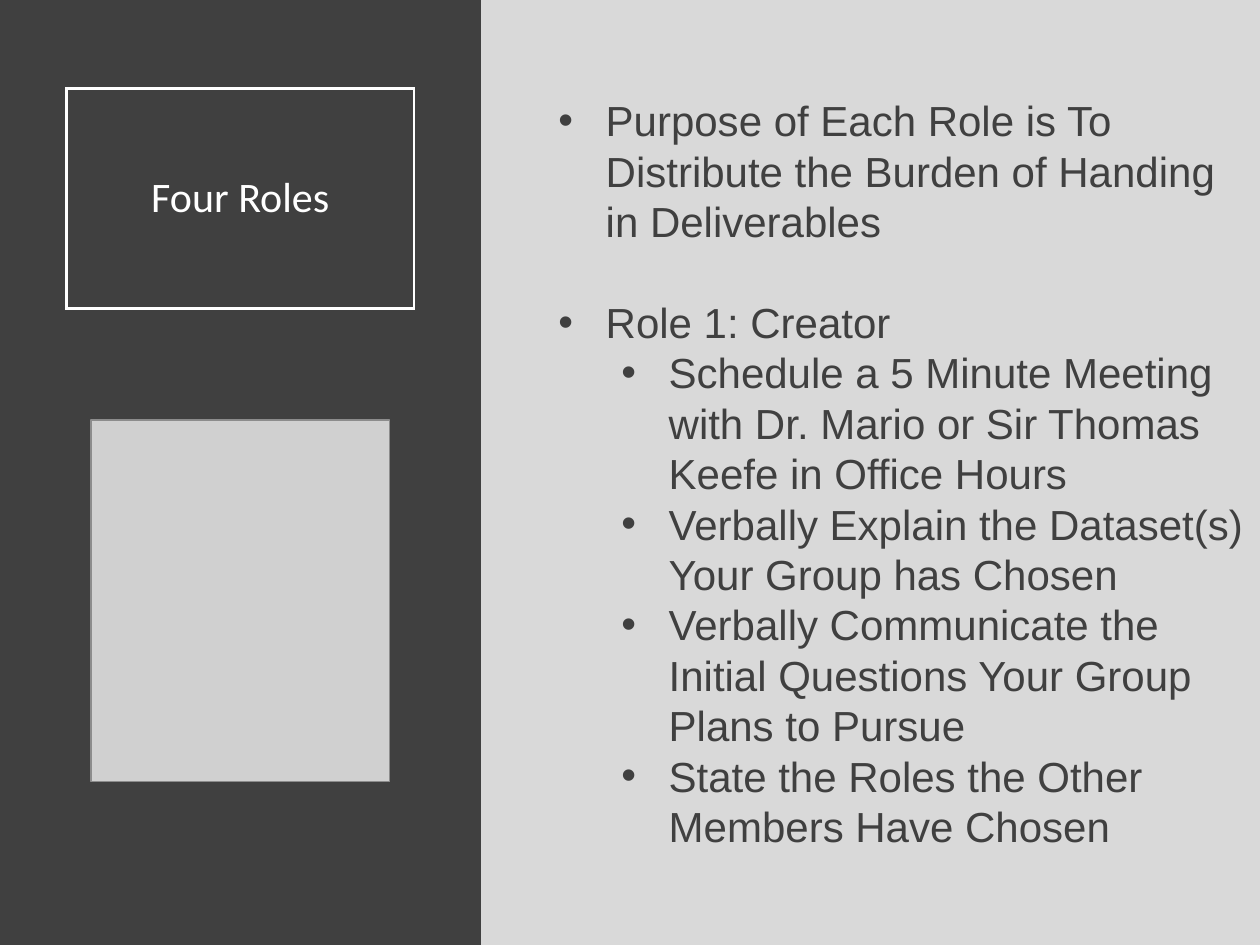
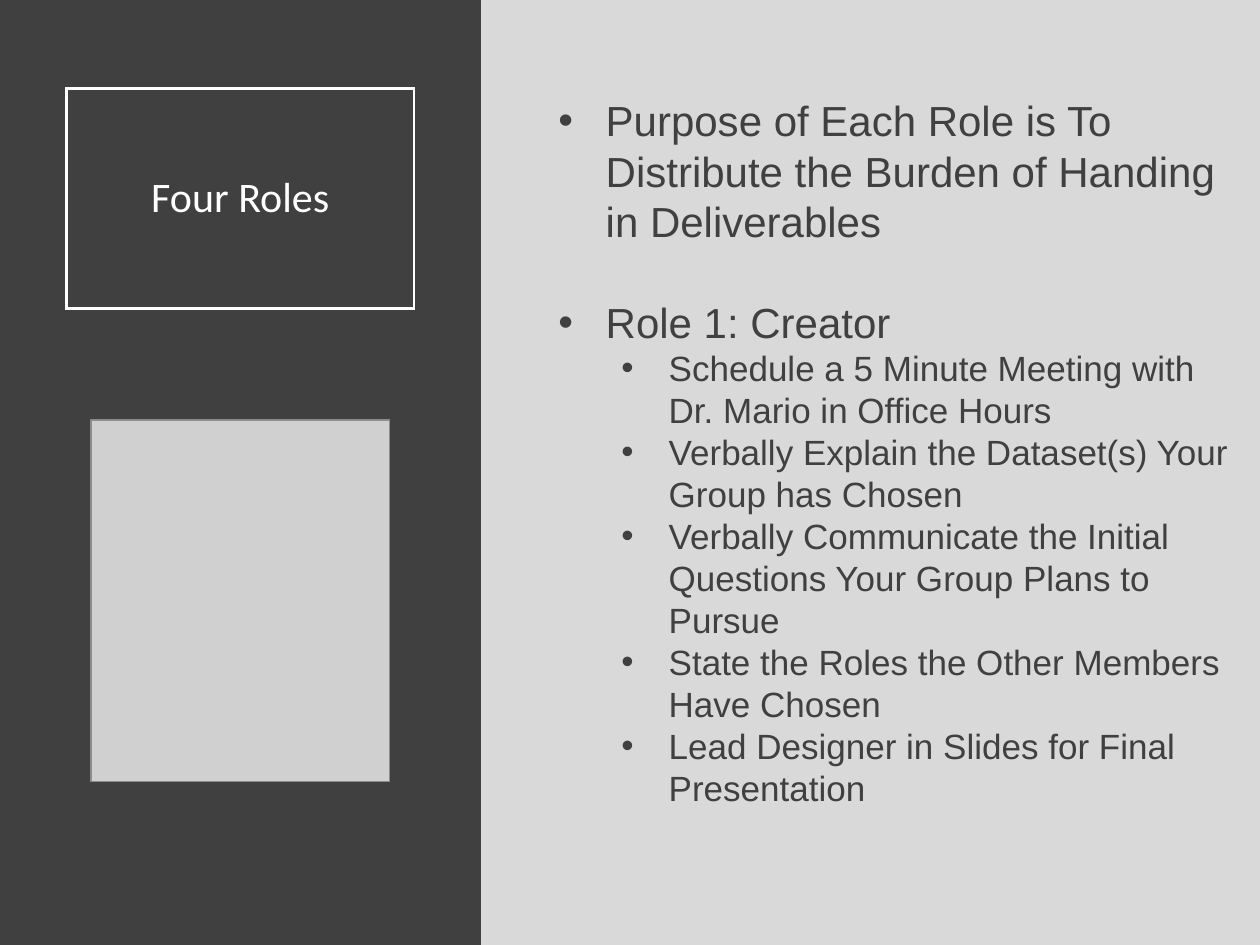
Before and after one commit to SuperMarioGiacomazzo/STOR320_WEBSITE, a slide deck: slide 5 of Lecture/Final Project 1/Final_Project_1_Lecture.pptx. Drawn at 1260x945 pixels with LibreOffice and Linux fonts; fonts in the diff are those of the drawing; grey boxes stand for pictures. Boxes give left, top, right and bottom in pixels: in the first picture for what was removed or moved away, otherwise in the second. Text is boxed around its words. In the diff, an @@ line names an element or a change of style, - is before the commit and + after.

```diff
--- a/Lecture/Final Project 1/Final_Project_1_Lecture.pptx
+++ b/Lecture/Final Project 1/Final_Project_1_Lecture.pptx
@@ text at <box>669,355,1194,424</box>: text changed; size 24 to 20 pt @@
-  • Schedule a 5 Minute Meeting with Dr. Mario or Sir Thomas Keefe in Office Hours
+  • Schedule a 5 Minute Meeting with Dr. Mario in Office Hours
@@ text at <box>669,439,1228,718</box>: size 24 to 20 pt in "Verbally Explain the Dataset(s) Your Group has ...", "Verbally Communicate the Initial Questions Your Group ...", "State the Roles the Other Members Have ..." @@
@@ text at <box>669,733,1175,802</box>: paragraph added @@
+  • Lead Designer in Slides for Final Presentation
```
Also in this commit, not shown: 15 other slides changed, 3 other files.
